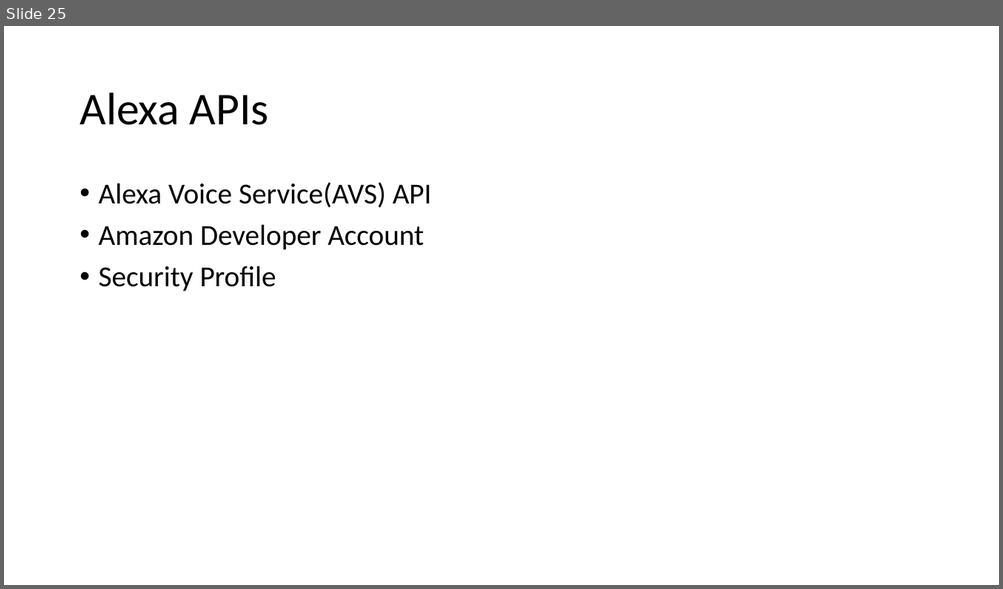
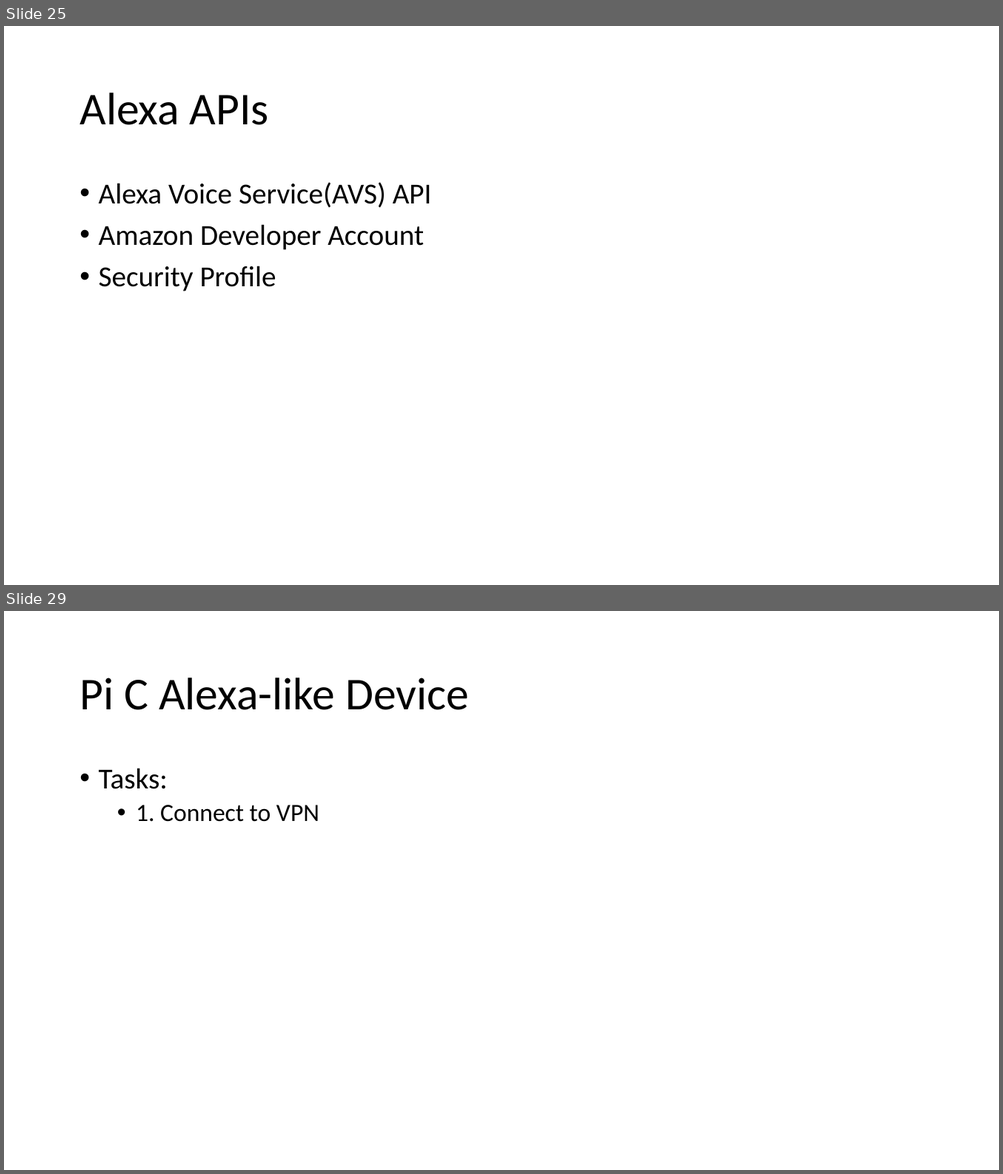
Before and after one commit to GXG-CS/Pi-Alexa, a slide deck: Presentation1.pptx. Shown one above the other, each under a label of ours: slide 25 before the commit, slides 25 and 29 after it; the slides between them are not shown. The pictures are 1003x589 and 1003x1174 pixels, drawn with LibreOffice and Linux fonts; fonts in the diff are those of the drawing. Boxes give left, top, right and bottom in pixels: in the first picture for what was removed or moved away, otherwise in the second. Text is boxed around its words. In the diff, an @@ line names an element or a change of style, - is before the commit and + after.

```diff
--- a/Presentation1.pptx
+++ b/Presentation1.pptx
@@ slide 29 added at bbox=[4, 611, 999, 1170], background #FFFFFF @@
@@ title added at bbox=[79, 678, 469, 710], 44 pt, text #000000 @@
+Pi C Alexa-like Device
@@ text added at bbox=[99, 768, 319, 822], 24 pt, text #000000 @@
+• Tasks:
+  • 1. Connect to VPN
```
Also in this commit, not shown: 3 other slides added.
